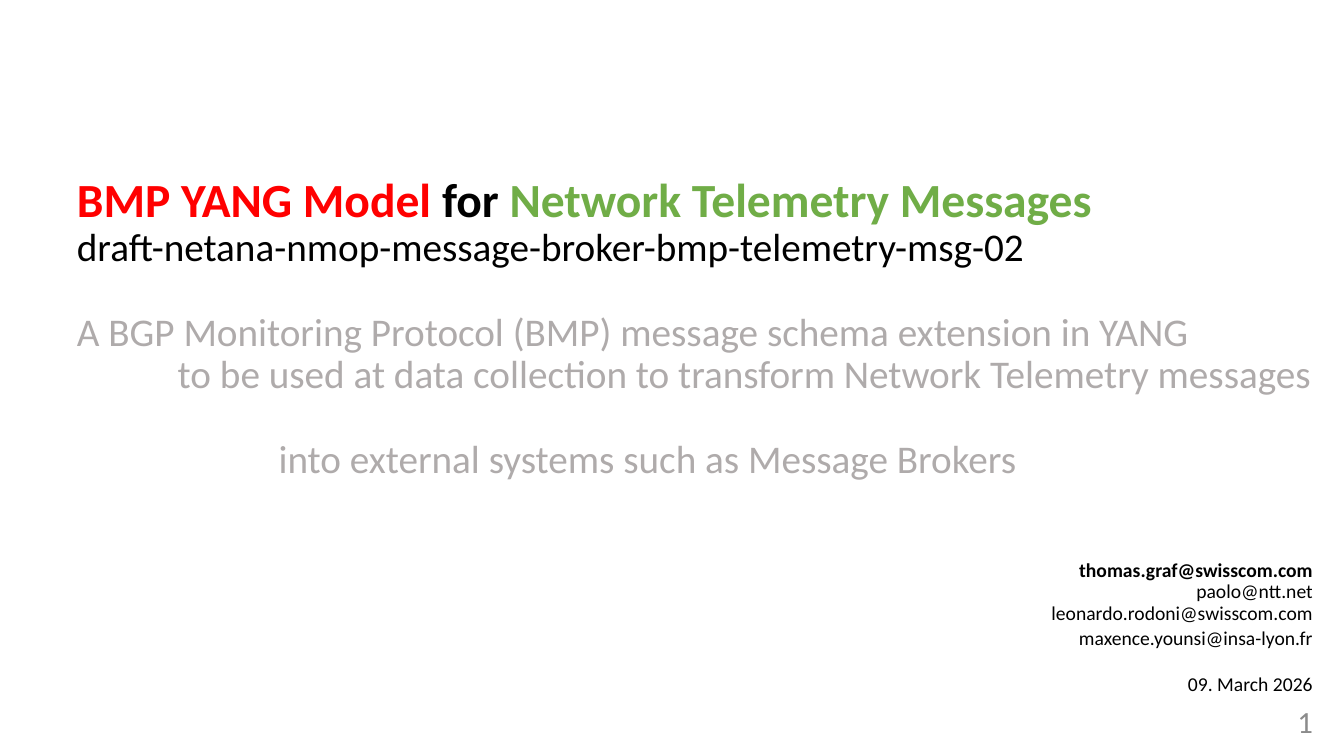
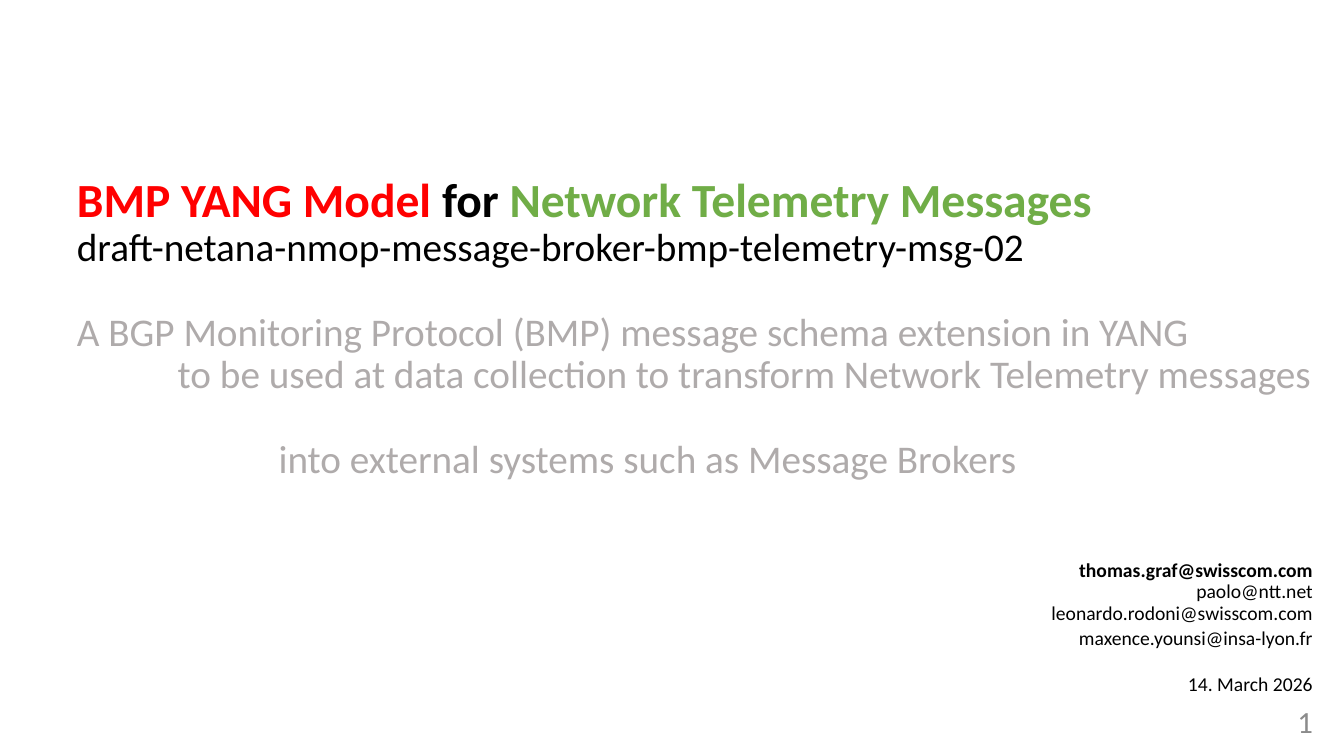
Before and after one commit to network-analytics/ietf-network-analytics-document-status, a slide deck: slide 1 of 125/NMOP/draft-netana-nmop-message-broker-bmp-telemetry-msg-02.pptx. Drawn at 1344x756 pixels with LibreOffice and Linux fonts; fonts in the diff are those of the drawing. Boxes give left, top, right and bottom in pixels: in the first picture for what was removed or moved away, otherwise in the second. Text is boxed around its words. In the diff, an @@ line names an element or a change of style, - is before the commit and + after.

```diff
--- a/125/NMOP/draft-netana-nmop-message-broker-bmp-telemetry-msg-02.pptx
+++ b/125/NMOP/draft-netana-nmop-message-broker-bmp-telemetry-msg-02.pptx
@@ text at box(1188, 677, 1313, 691): text changed @@
-09. March 2026
+14. March 2026
```
Also in this commit, not shown: 1 other file.
